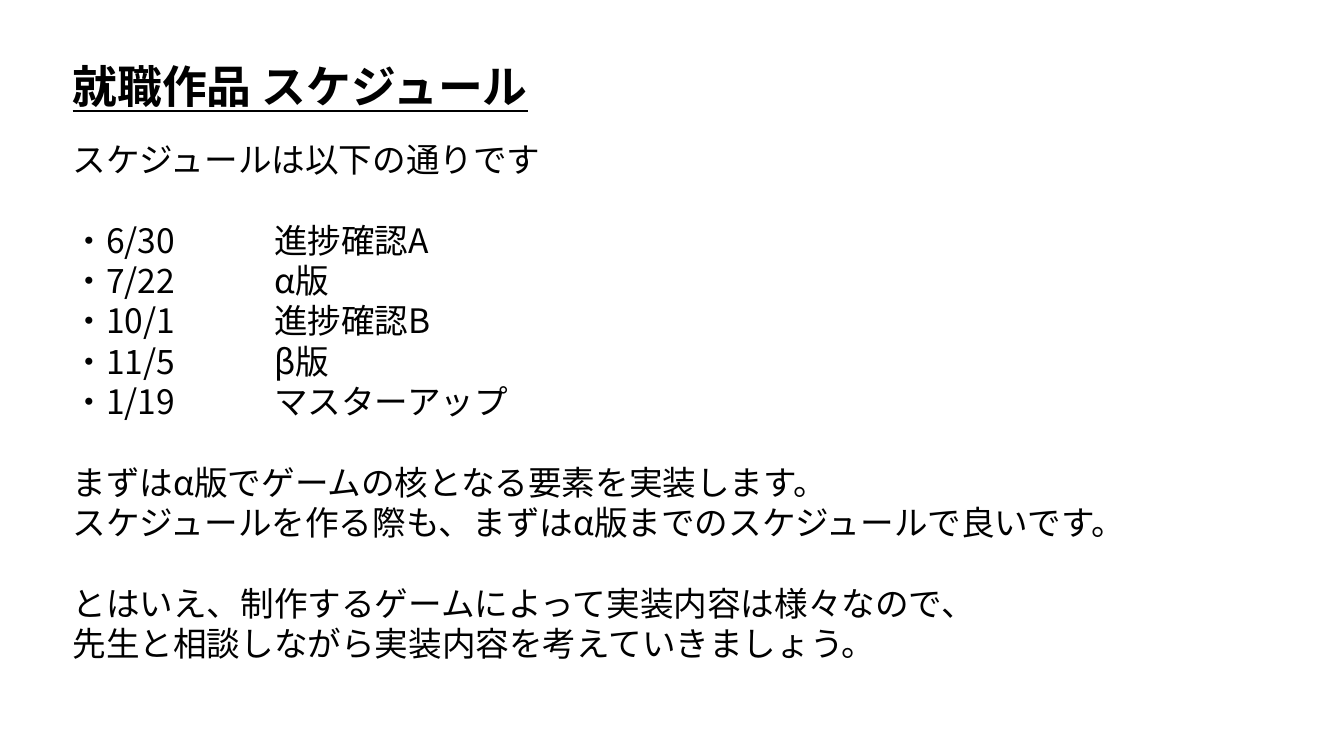
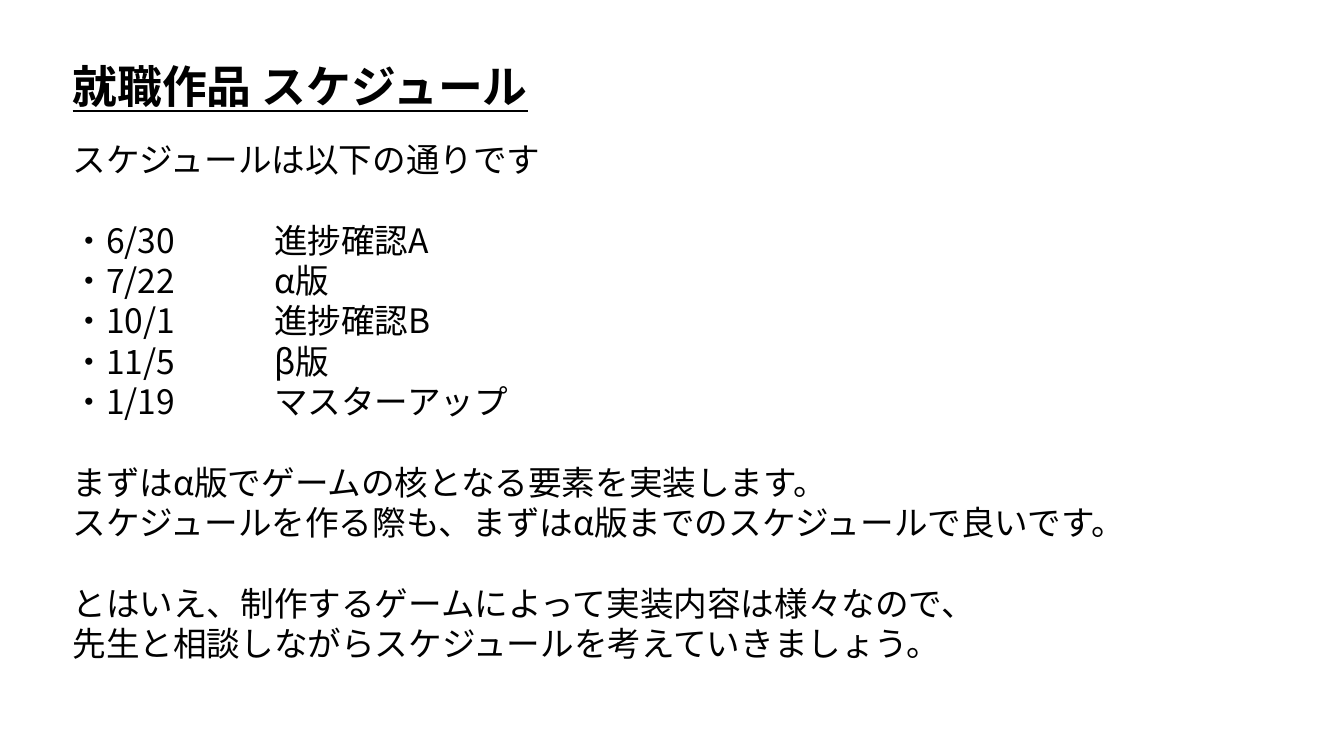
Before and after one commit to ArakiYusuke-Ohara/Textbook, a slide deck: slide 4 of ゲーム科2年/00_前期/ゲーム開発Ⅱ/02_就職作品.pptx. Drawn at 1344x756 pixels with LibreOffice and Linux fonts; fonts in the diff are those of the drawing. Boxes give left, top, right and bottom in pixels: in the first picture for what was removed or moved away, otherwise in the second. Text is boxed around its words. In the diff, an @@ line names an element or a change of style, - is before the commit and + after.

```diff
--- a/ゲーム科2年/00_前期/ゲーム開発Ⅱ/02_就職作品.pptx
+++ b/ゲーム科2年/00_前期/ゲーム開発Ⅱ/02_就職作品.pptx
@@ text at (73,627,941,659): text changed @@
-先生と相談しながら実装内容を考えていきましょう。
+先生と相談しながらスケジュールを考えていきましょう。
```
Also in this commit, not shown: 1 other slide changed.
